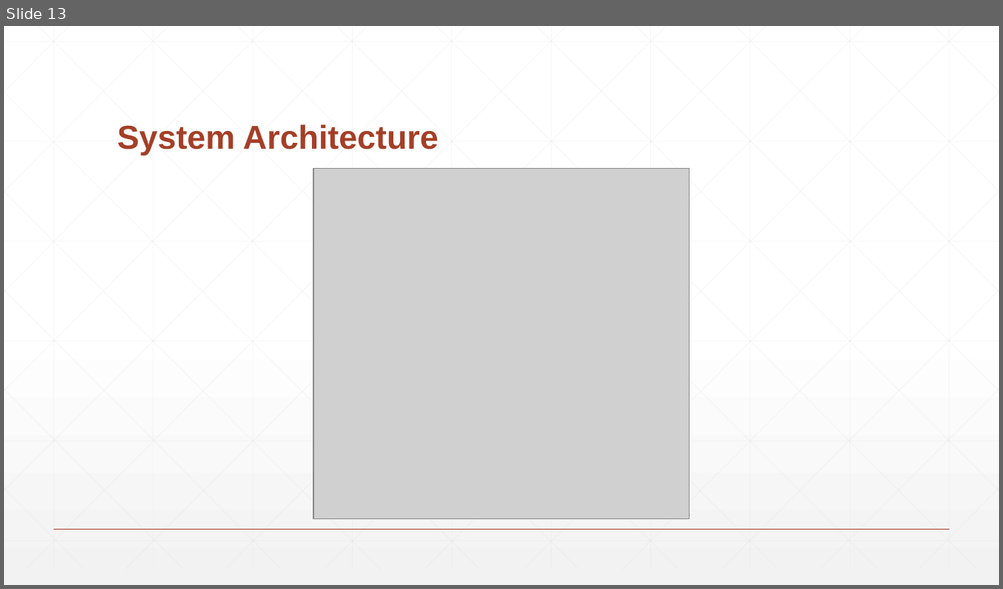
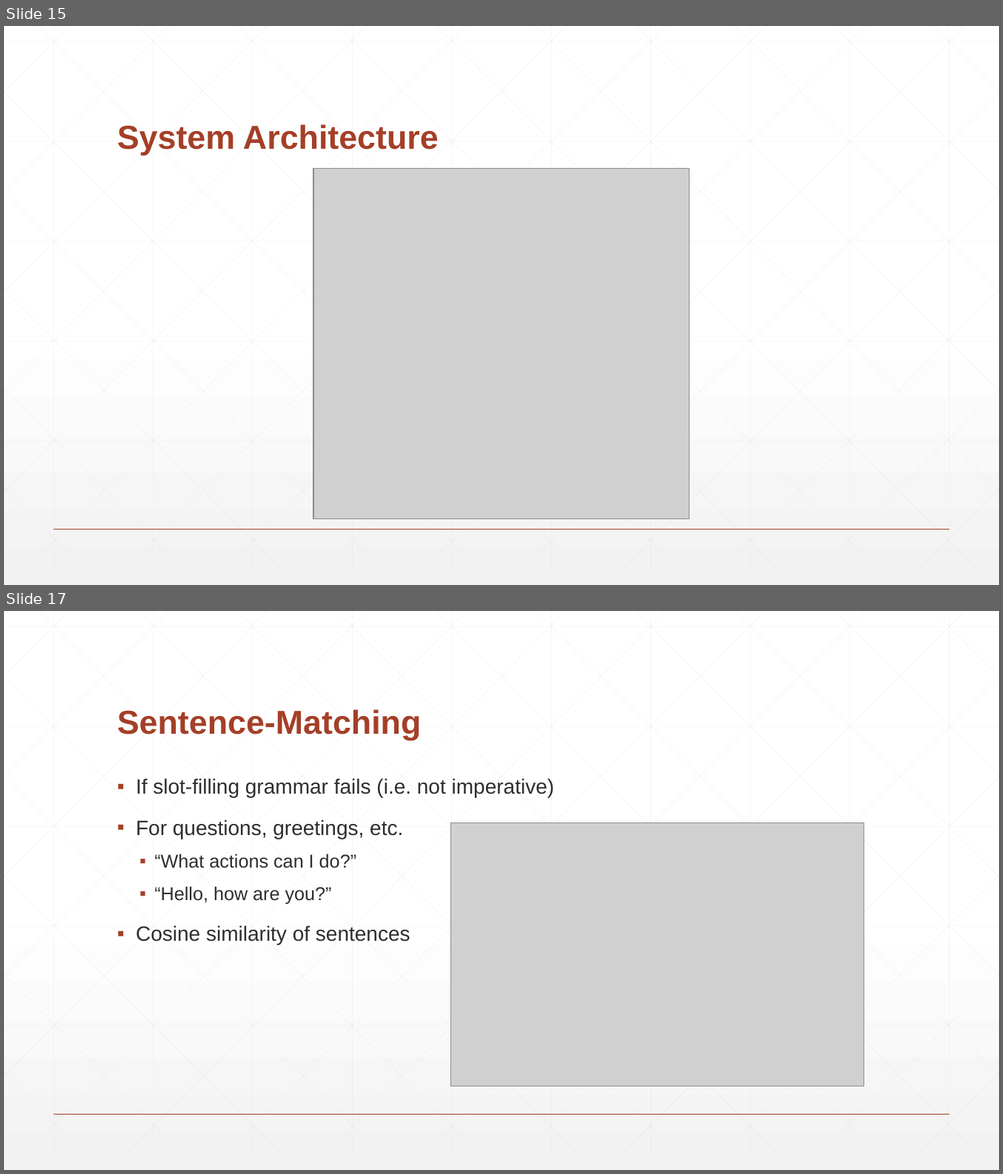
Before and after one commit to BaronKhan/VoiceRecognitionRPG, a slide deck: presentation/presentation.pptx. Shown one above the other, each under a label of ours: slide 13 before the commit, slides 15 and 17 after it; the slides between them are not shown. The pictures are 1003x589 and 1003x1174 pixels, drawn with LibreOffice and Linux fonts; fonts in the diff are those of the drawing; grey boxes stand for pictures. Boxes give left, top, right and bottom in pixels: in the first picture for what was removed or moved away, otherwise in the second. Text is boxed around its words. In the diff, an @@ line names an element or a change of style, - is before the commit and + after.

```diff
--- a/presentation/presentation.pptx
+++ b/presentation/presentation.pptx
@@ slide 17 added at box(4, 611, 999, 1170), background gradient #FFFFFF to #F2F2F2; not listed: 47 template elements that a slide beside it also shows @@
@@ title added at box(117, 709, 421, 741), 32 pt, text #A43F27, bold @@
+Sentence-Matching
@@ text added at box(136, 778, 555, 945), 20 pt, text #2D2E2D @@
+▪ If slot-filling grammar fails (i.e. not imperative)
+▪ For questions, greetings, etc.
+  ▪ “What actions can I do?”
+  ▪ “Hello, how are you?”
+▪ Cosine similarity of sentences
@@ picture added at box(451, 823, 865, 1087) @@
@@ what was slide 13 is now slide 15 @@
```
Also in this commit, not shown: 3 slides changed, 11 other slides added, 3 other files.
